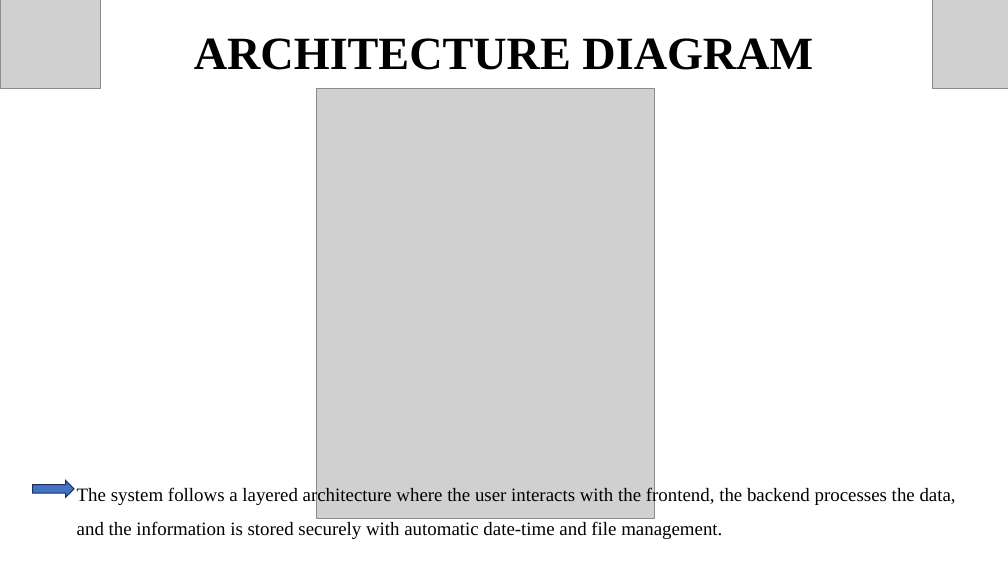
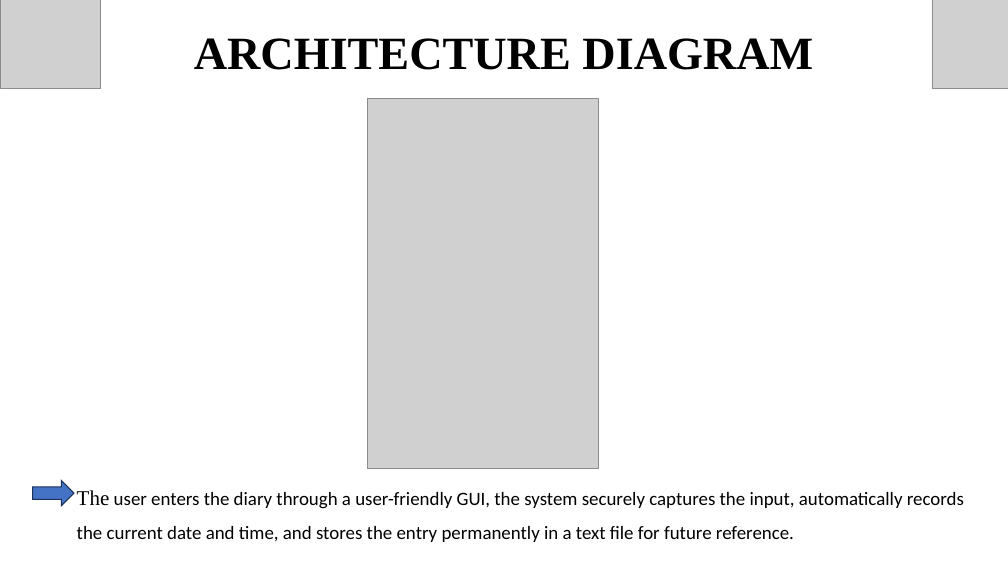
Before and after one commit to 192524483simats-coder/DEVADHARSHINI-E, a slide deck: slide 6 of 192524483_DEVADHARSHINI E PYTHON.pptx (slide 5 before the commit). Drawn at 1008x567 pixels with LibreOffice and Linux fonts; fonts in the diff are those of the drawing; grey boxes stand for pictures. Boxes give left, top, right and bottom in pixels: in the first picture for what was removed or moved away, otherwise in the second. Text is boxed around its words. In the diff, an @@ line names an element or a change of style, - is before the commit and + after.

```diff
--- a/192524483_DEVADHARSHINI E PYTHON.pptx
+++ b/192524483_DEVADHARSHINI E PYTHON.pptx
@@ picture: place and size @@
-picture at [317,88,656,518]
+picture at [368,98,598,469]
@@ right arrow: place and size @@
-right arrow at [33,481,74,498]
+right arrow at [33,481,74,506]
@@ text at [77,490,964,542]: text changed; font Times New Roman to Calibri @@
-The system follows a layered architecture where the user interacts with the frontend, the backend processes the data, and the information is stored securely with automatic date-time and file management.
+The user enters the diary through a user-friendly GUI, the system securely captures the input, automatically records the current date and time, and stores the entry permanently in a text file for future reference.
```
Also in this commit, not shown: 2 other slides changed, 2 slides added.
